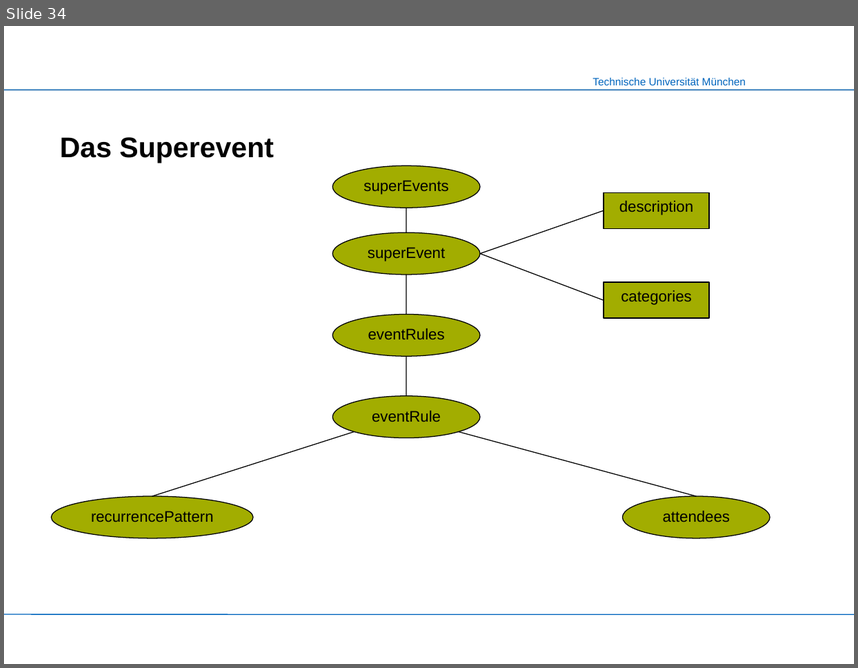
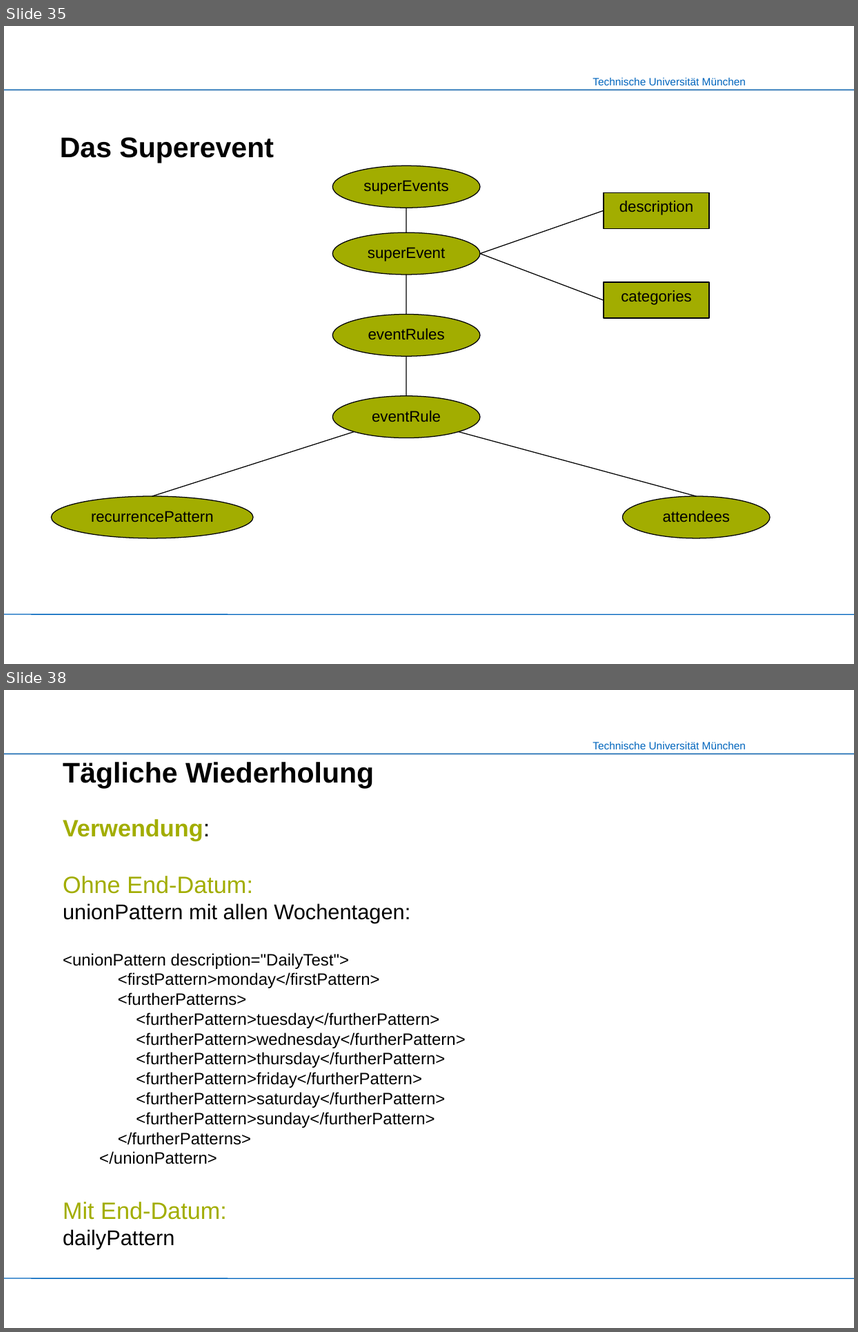
Before and after one commit to mokshasoul/XML-Praktikum, a slide deck: Slides/Slides_CalendarX-1.ppt. Shown one above the other, each under a label of ours: slide 34 before the commit, slides 35 and 38 after it; the slides between them are not shown. The pictures are 858x668 and 858x1332 pixels, drawn with LibreOffice and Linux fonts; fonts in the diff are those of the drawing; background and template pictures are left out. Boxes give left, top, right and bottom in pixels: in the first picture for what was removed or moved away, otherwise in the second. Text is boxed around its words. In the diff, an @@ line names an element or a change of style, - is before the commit and + after.

```diff
--- a/Slides/Slides_CalendarX-1.ppt
+++ b/Slides/Slides_CalendarX-1.ppt
@@ slide 38 added at [4, 690, 854, 1328], background #FFFFFF; not listed: 4 template elements that a slide beside it also shows @@
@@ title added at [63, 762, 374, 789], 24 pt, text #000000, bold @@
+Tägliche Wiederholung
@@ text added at [63, 819, 465, 1249], 14 pt, text #000000 @@
+Verwendung:
+Ohne End-Datum:
+unionPattern mit allen Wochentagen:
+<unionPattern description="DailyTest">
+<firstPattern>monday</firstPattern>
+<furtherPatterns>
+<furtherPattern>tuesday</furtherPattern>
+<furtherPattern>wednesday</furtherPattern>
+<furtherPattern>thursday</furtherPattern>
+<furtherPattern>friday</furtherPattern>
+<furtherPattern>saturday</furtherPattern>
+<furtherPattern>sunday</furtherPattern>
+</furtherPatterns>
+</unionPattern>
+Mit End-Datum:
+dailyPattern
@@ what was slide 34 is now slide 35 @@
```
Also in this commit, not shown: 12 slides changed, 6 other slides added, 5 slides removed.
